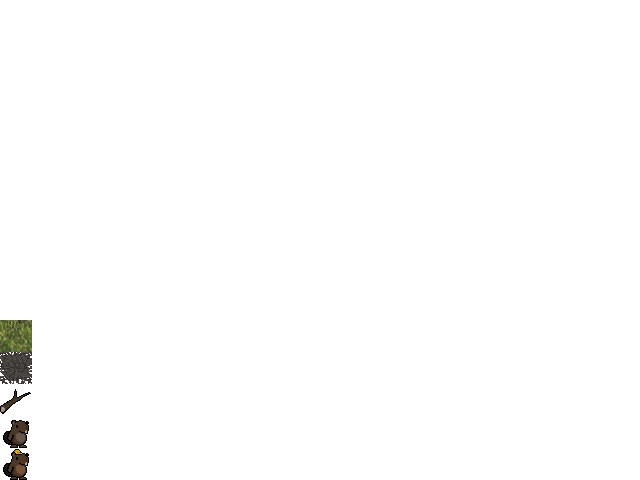
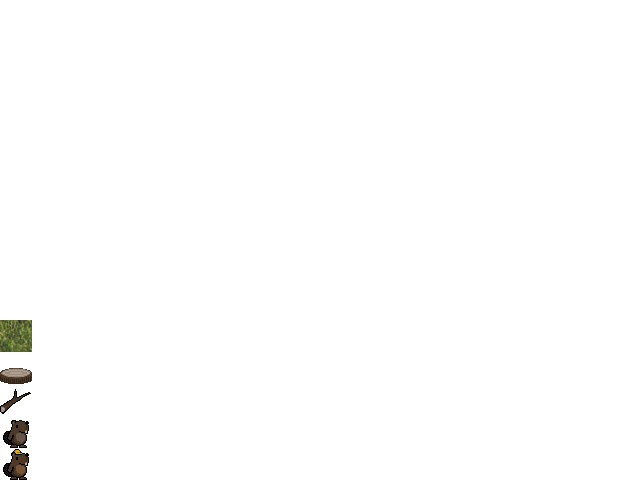
Before/after of a 640x480 layered artwork. What changed in the layer stack:
painted on "Tiles" over (0, 352, 32, 384)
